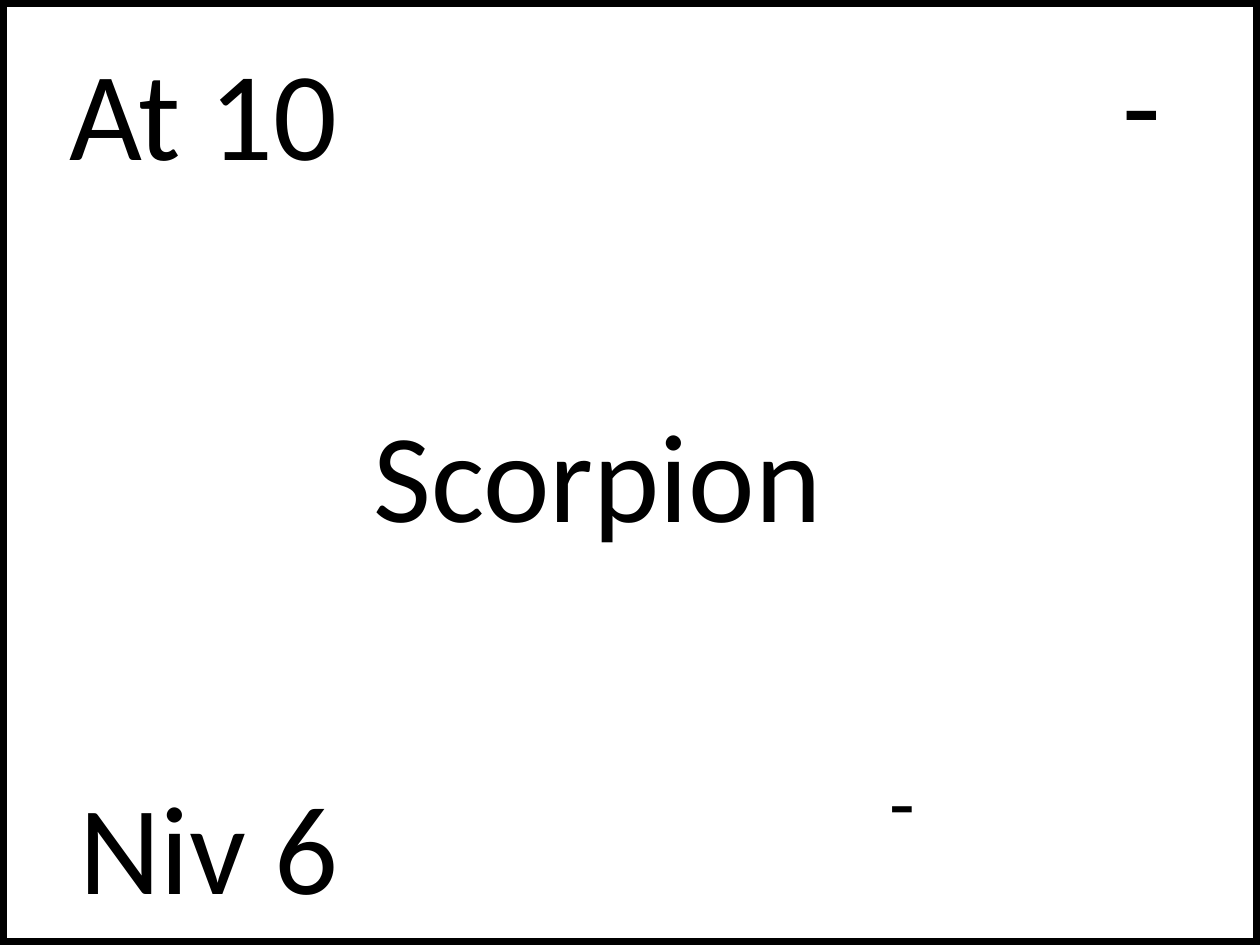
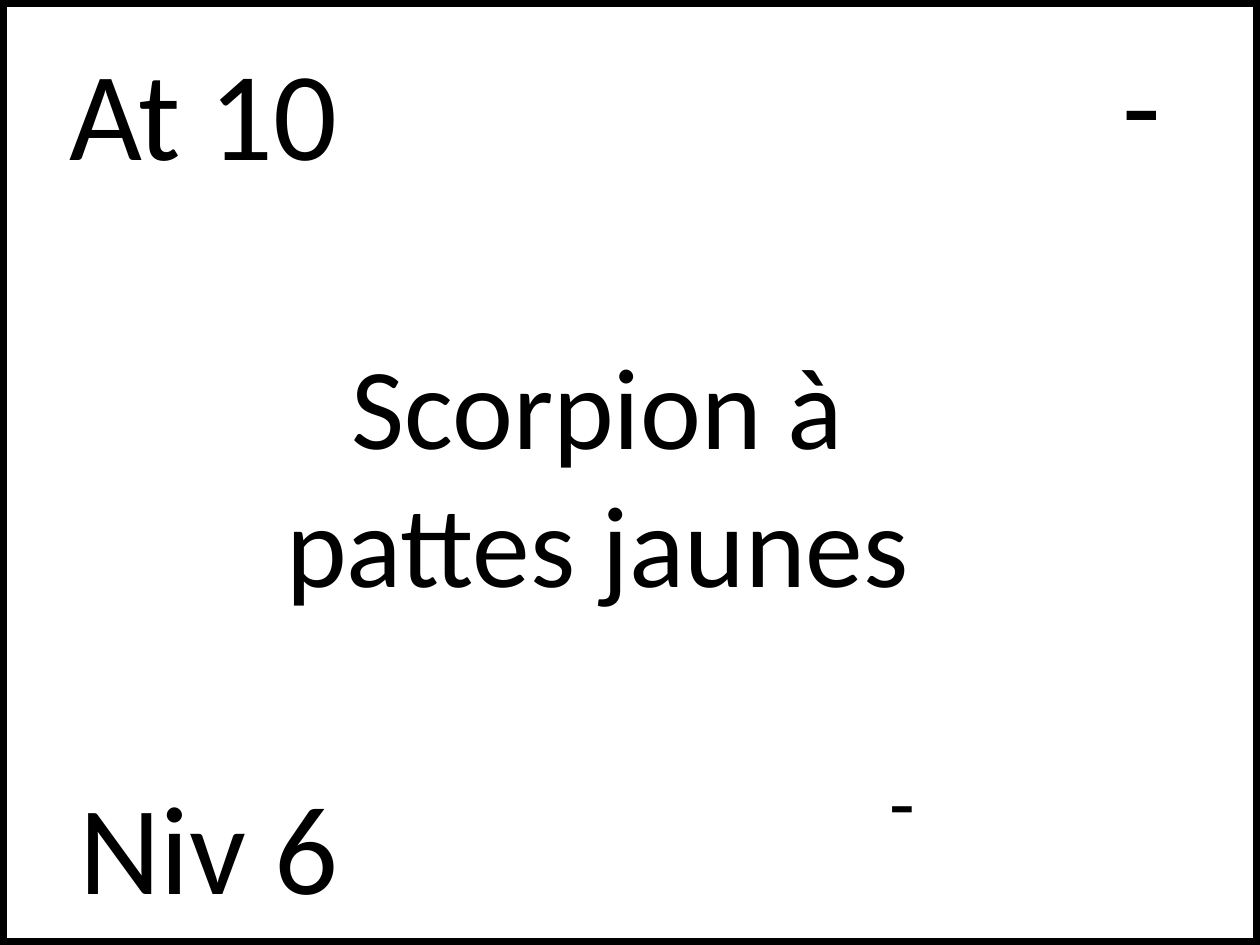
Before and after one commit to NaturalSolutions/SecretOFGaiaOfTheDead, a slide deck: slide 35 of Docs/CartesINstan.pptx (slide 31 before the commit). Drawn at 1260x945 pixels with LibreOffice and Linux fonts; fonts in the diff are those of the drawing. Boxes give left, top, right and bottom in pixels: in the first picture for what was removed or moved away, otherwise in the second. Text is boxed around its words. In the diff, an @@ line names an element or a change of style, - is before the commit and + after.

```diff
--- a/Docs/CartesINstan.pptx
+++ b/Docs/CartesINstan.pptx
@@ subtitle at <box>286,369,909,607</box>: text changed; size 72 to 66 pt @@
-Scorpion
+Scorpion à pattes jaunes
```
Also in this commit, not shown: 31 other slides changed, 9 slides added, 5 other files.
